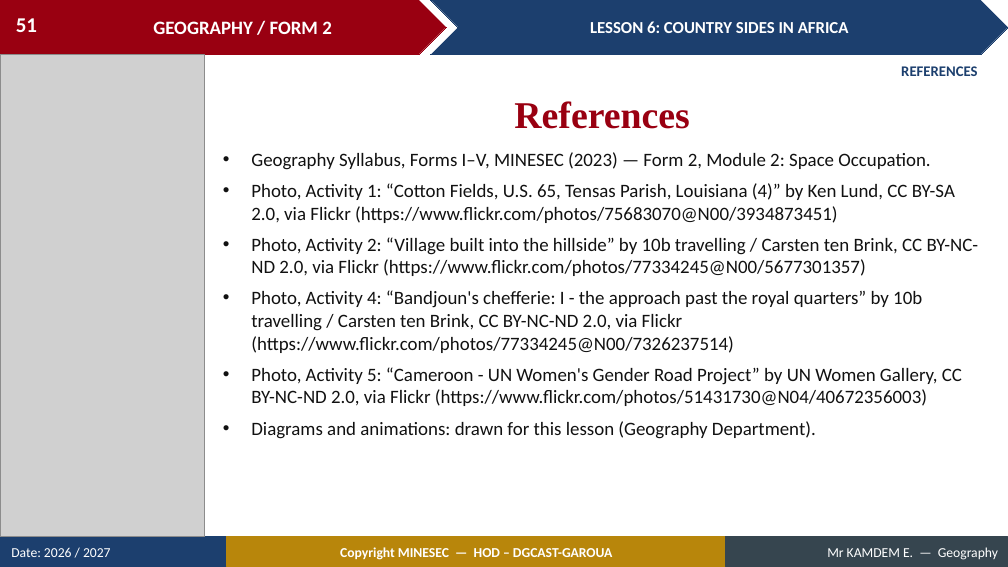
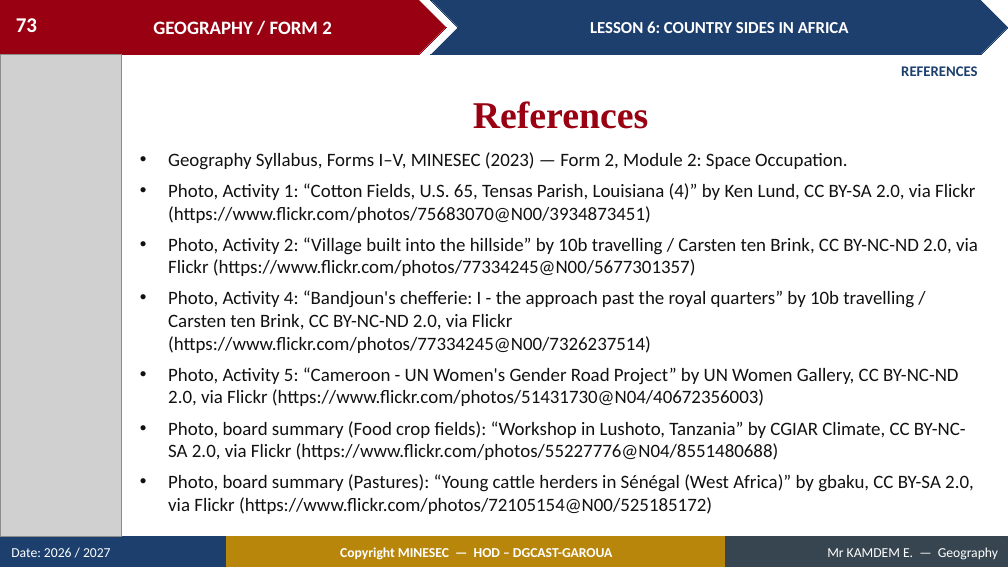
Before and after one commit to Berthautk/linea-github, a slide deck: slide 73 of lecons/F2/13_F2_M2_L06_Country_Sides_in_Africa.pptx (slide 51 before the commit). Drawn at 1008x567 pixels with LibreOffice and Linux fonts; fonts in the diff are those of the drawing; grey boxes stand for pictures. Boxes give left, top, right and bottom in pixels: in the first picture for what was removed or moved away, otherwise in the second. Text is boxed around its words. In the diff, an @@ line names an element or a change of style, - is before the commit and + after.

```diff
--- a/lecons/F2/13_F2_M2_L06_Country_Sides_in_Africa.pptx
+++ b/lecons/F2/13_F2_M2_L06_Country_Sides_in_Africa.pptx
@@ page number at <box>16,18,37,32</box>: text changed @@
-51
+73
@@ picture: place and size @@
-picture at <box>0,54,204,537</box>
+picture at <box>0,54,121,537</box>
@@ text "References": place and size @@
-text "References" at <box>514,101,689,129</box>
+text "References" at <box>473,101,648,129</box>
@@ text "Geography Syllabus, Forms I–V, MINESEC ...": place and size @@
-text "Geography Syllabus, Forms I–V, MINESEC ..." at <box>251,152,979,439</box>
+text "Geography Syllabus, Forms I–V, MINESEC ..." at <box>168,152,978,514</box>
@@ text at <box>168,421,974,514</box>: text changed @@
-• Diagrams and animations: drawn for this lesson (Geography Department).
+• Photo, board summary (Food crop fields): “Workshop in Lushoto, Tanzania” by CGIAR Climate, CC BY-NC-SA 2.0, via Flickr (https://www.flickr.com/photos/55227776@N04/8551480688)
+• Photo, board summary (Pastures): “Young cattle herders in Sénégal (West Africa)” by gbaku, CC BY-SA 2.0, via Flickr (https://www.flickr.com/photos/72105154@N00/525185172)
```
Also in this commit, not shown: 24 other slides changed, 25 slides added, 2 slides removed, 21 other files.
